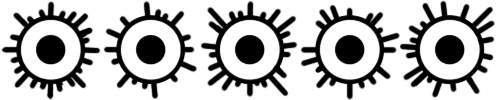
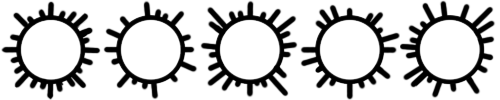
Two versions of the same layered image (500px x 100px). Layer-by-layer changes:
painted on "Layer 5" over [434, 34, 465, 65]
painted on "Layer 4" over [334, 34, 365, 65]
painted on "Layer 3" over [234, 34, 265, 65]
painted on "Layer 2" over [135, 34, 166, 65]
painted on "Layer 1" over [35, 34, 66, 65]
